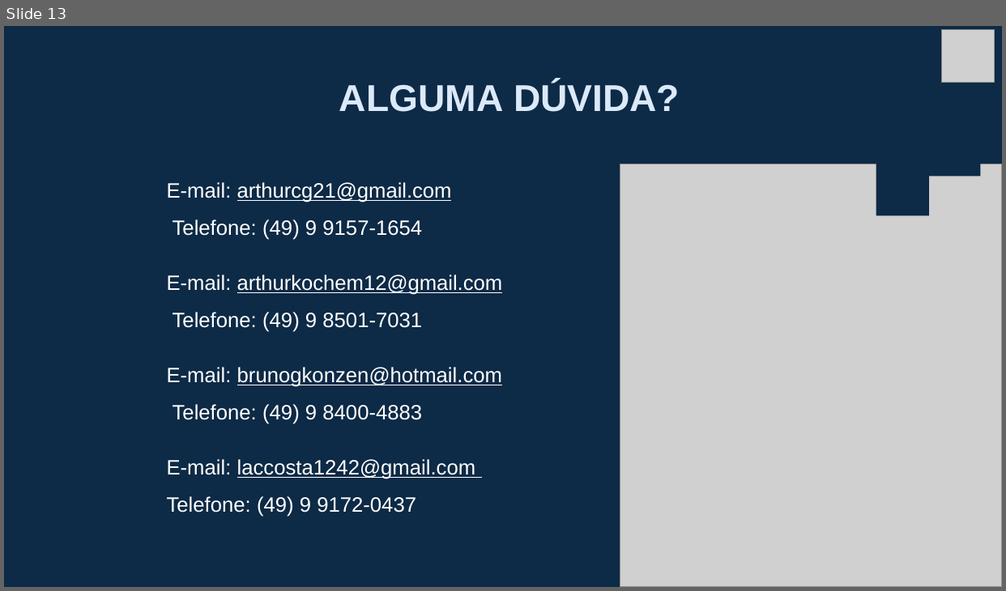
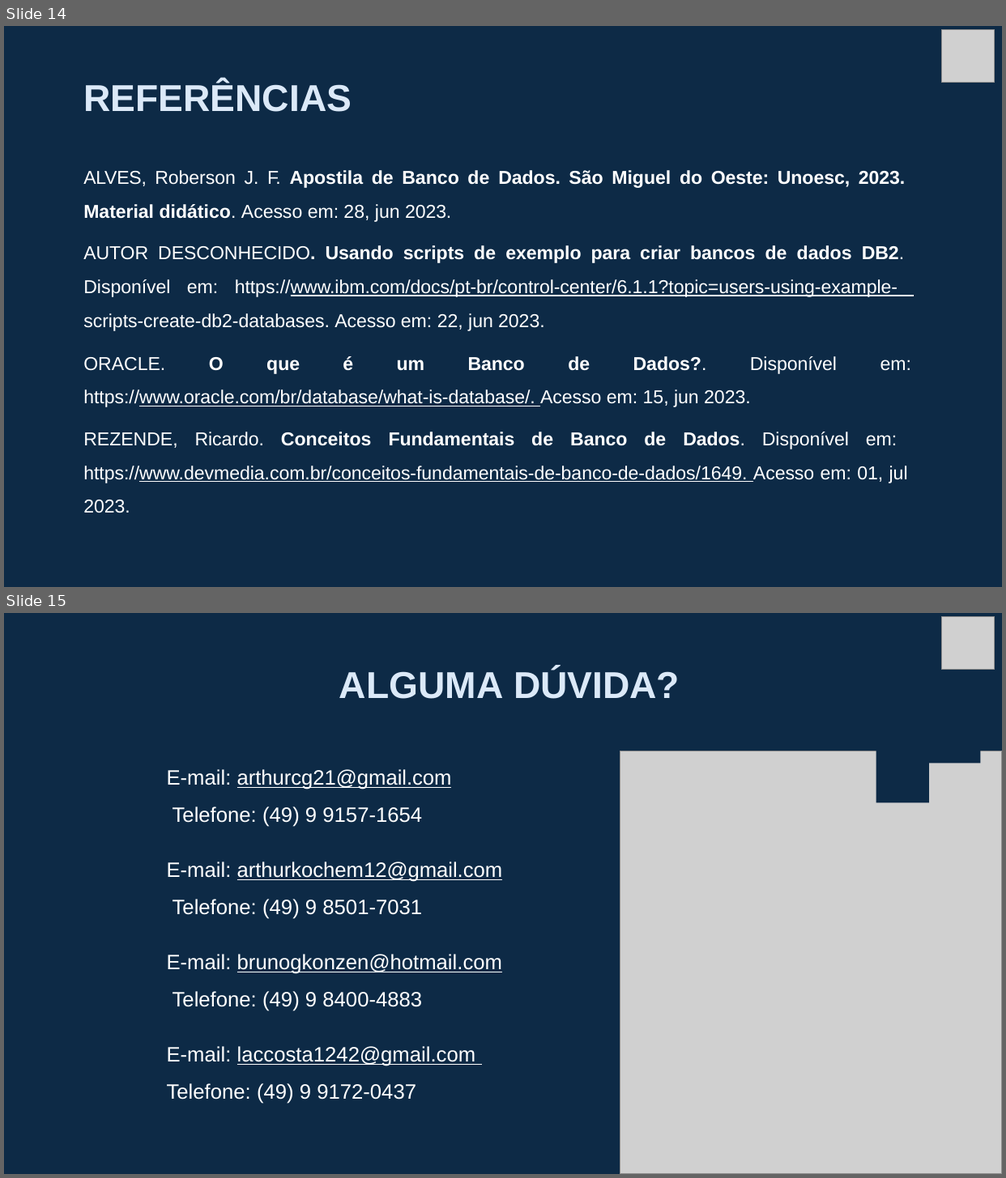
Before and after one commit to brunogkonzen/BreadTrack, a slide deck: docs/BreadTrack - Roterio Apresentação.pptx. Shown one above the other, each under a label of ours: slide 13 before the commit, slides 14 and 15 after it. The pictures are 1006x591 and 1006x1178 pixels, drawn with LibreOffice and Linux fonts; fonts in the diff are those of the drawing; grey boxes stand for pictures; background and template pictures are left out. Boxes give left, top, right and bottom in pixels: in the first picture for what was removed or moved away, otherwise in the second. Text is boxed around its words. In the diff, an @@ line names an element or a change of style, - is before the commit and + after.

```diff
--- a/docs/BreadTrack - Roterio Apresentação.pptx
+++ b/docs/BreadTrack - Roterio Apresentação.pptx
@@ slide 14 added at (x1=4, y1=26, x2=1002, y2=587), background #FFFFFF; not listed: 1 template element that a slide beside it also shows @@
@@ picture added at (x1=942, y1=30, x2=995, y2=83) @@
@@ title added at (x1=83, y1=82, x2=351, y2=112), 36 pt, text #DBE9F8, bold @@
+REFERÊNCIAS
@@ text added at (x1=83, y1=170, x2=911, y2=514), 18 pt, text #FFFFFF @@
+ALVES, Roberson J. F. Apostila de Banco de Dados. São Miguel do Oeste: Unoesc, 2023. Material didático. Acesso em: 28, jun 2023.
+AUTOR DESCONHECIDO. Usando scripts de exemplo para criar bancos de dados DB2. Disponível em: https://www.ibm.com/docs/pt-br/control-center/6.1.1?topic=users-using-example- scripts-create-db2-databases. Acesso em: 22, jun 2023.
+ORACLE. O que é um Banco de Dados?. Disponível em:
+https://www.oracle.com/br/database/what-is-database/. Acesso em: 15, jun 2023.
+REZENDE, Ricardo. Conceitos Fundamentais de Banco de Dados. Disponível em: https://www.devmedia.com.br/conceitos-fundamentais-de-banco-de-dados/1649. Acesso em: 01, jul 2023.
@@ what was slide 13 is now slide 15 @@
```
Also in this commit, not shown: 3 slides changed, 1 other slide added, 1 other file.
